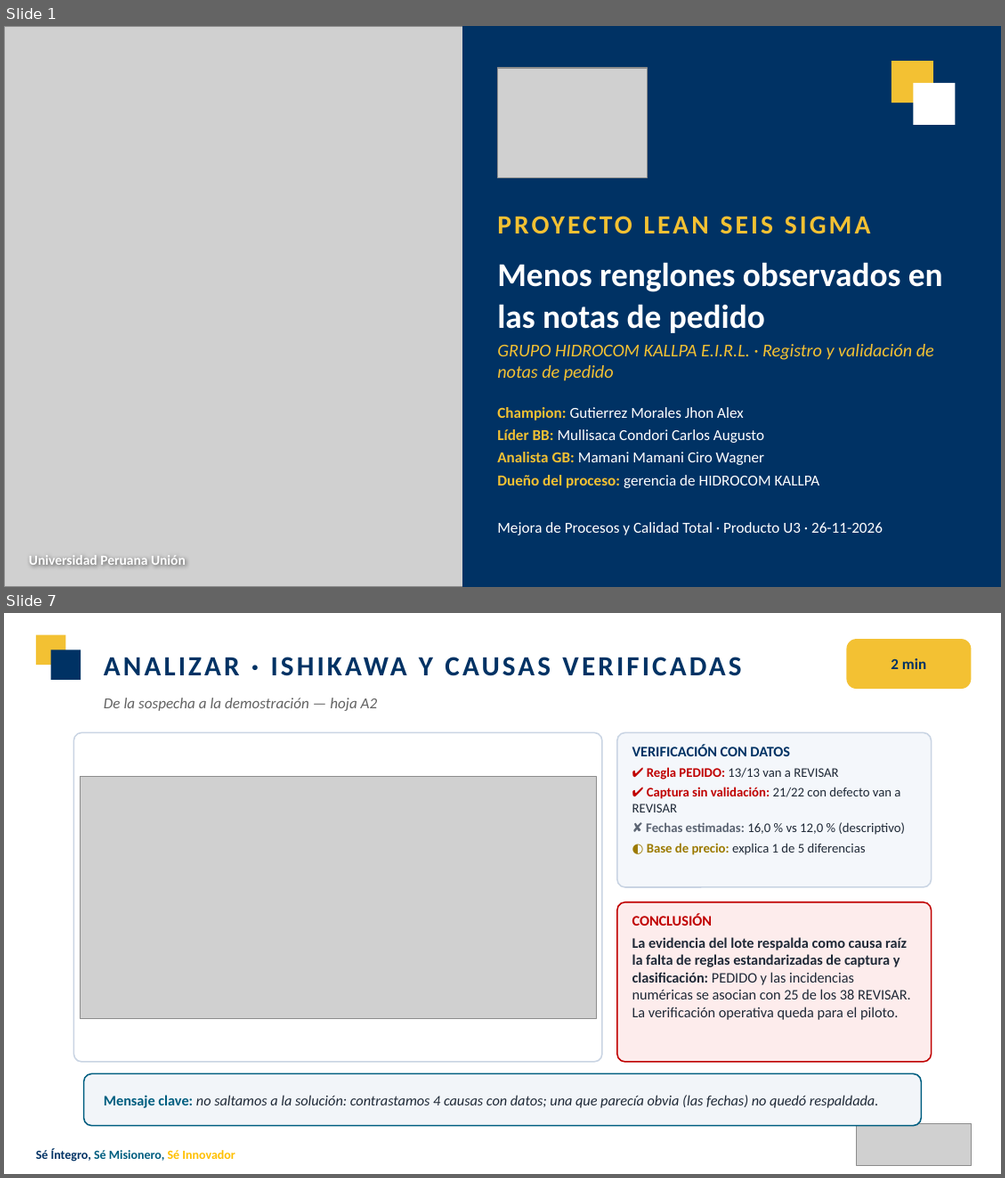
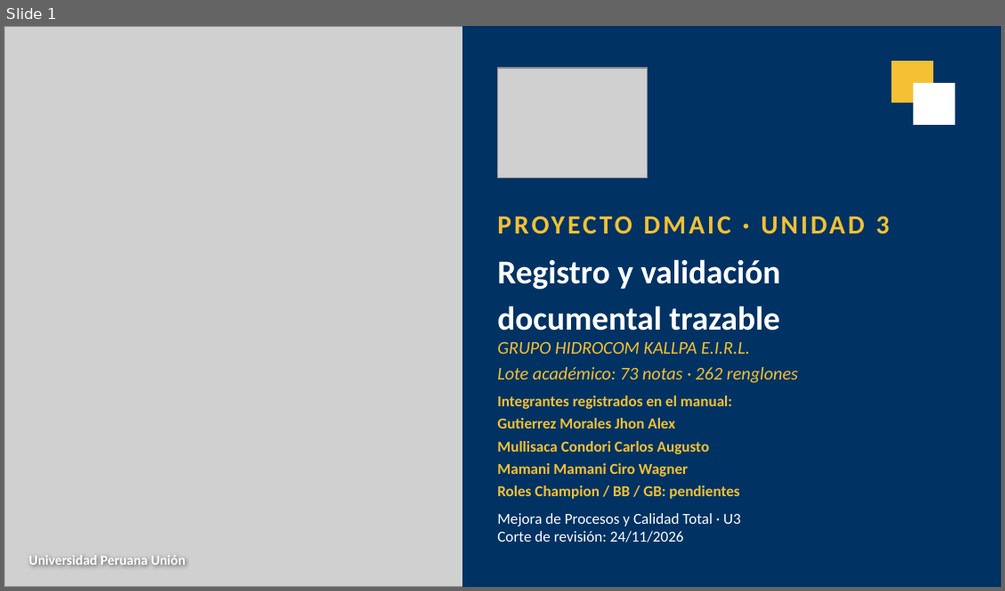
Before and after one commit to Nunclear/hidrocom-mejora-procesos-u3, a slide deck: 04_Producto_Final/U3_Presentacion_HIDROCOM.pptx. Shown one above the other, each under a label of ours: slides 1 and 7 before the commit, slide 1 after it; the slides between them are not shown. The pictures are 1005x1178 and 1005x591 pixels, drawn with LibreOffice and Linux fonts; fonts in the diff are those of the drawing; grey boxes stand for pictures. Boxes give left, top, right and bottom in pixels: in the first picture for what was removed or moved away, otherwise in the second. Text is boxed around its words. In the diff, an @@ line names an element or a change of style, - is before the commit and + after.

Commit message:
Integrar tres paquetes U3 completos, dashboard y validación reproducible

```diff
--- a/04_Producto_Final/U3_Presentacion_HIDROCOM.pptx
+++ b/04_Producto_Final/U3_Presentacion_HIDROCOM.pptx
@@ slide 7 removed at bbox=[4, 613, 1001, 1174], background #FFFFFF @@
@@ rectangle removed at bbox=[36, 635, 65, 665] @@
@@ rounded rectangle removed at bbox=[846, 639, 971, 689] @@
@@ rectangle removed at bbox=[51, 649, 81, 680] @@
@@ text removed at bbox=[419, 657, 433, 675] @@
-ANALIZAR · ISHIKAWA Y CAUSAS VERIFICADAS
@@ text removed at bbox=[890, 658, 926, 669] @@
-2 min
@@ text removed at bbox=[104, 698, 378, 711] @@
-De la sospecha a la demostración — hoja A2
@@ rounded rectangle removed at bbox=[73, 732, 602, 1062] @@
@@ rounded rectangle removed at bbox=[617, 732, 931, 887] @@
@@ text removed at bbox=[632, 745, 905, 855] @@
-VERIFICACIÓN CON DATOS
-✔ Regla PEDIDO: 13/13 van a REVISAR
-✔ Captura sin validación: 21/22 con defecto van a REVISAR
-✘ Fechas estimadas: 16,0 % vs 12,0 % (descriptivo)
-◐ Base de precio: explica 1 de 5 diferencias
@@ picture removed at bbox=[80, 777, 596, 1019] @@
@@ rounded rectangle removed at bbox=[617, 902, 931, 1062] @@
@@ text removed at bbox=[632, 914, 911, 1020] @@
-CONCLUSIÓN
-La evidencia del lote respalda como causa raíz la falta de reglas estandarizadas de captura y clasificación: PEDIDO y las incidencias numéricas se asocian con 25 de los 38 REVISAR. La verificación operativa queda para el piloto.
@@ rounded rectangle removed at bbox=[84, 1073, 921, 1126] @@
@@ text removed at bbox=[104, 1094, 878, 1108] @@
-Mensaje clave: no saltamos a la solución: contrastamos 4 causas con datos; una que parecía obvia (las fechas) no quedó respaldada.
@@ picture removed at bbox=[857, 1123, 971, 1165] @@
@@ text removed at bbox=[36, 1148, 235, 1161] @@
-Sé Íntegro, Sé Misionero, Sé Innovador
@@ slide 1 changed as well @@
@@ text at bbox=[876, 216, 890, 234]: text changed @@
-PROYECTO LEAN SEIS SIGMA
+PROYECTO DMAIC · UNIDAD 3
@@ text at bbox=[497, 259, 780, 330]: text changed @@
-Menos renglones observados en las notas de pedido
+Registro y validación
+documental trazable
@@ text at bbox=[497, 342, 798, 383]: text changed @@
-GRUPO HIDROCOM KALLPA E.I.R.L. · Registro y validación de notas de pedido
+GRUPO HIDROCOM KALLPA E.I.R.L.
+Lote académico: 73 notas · 262 renglones
@@ text at bbox=[497, 395, 739, 499]: text changed; text colour #FFFFFF to #F3C133; bold on @@
-Champion: Gutierrez Morales Jhon Alex
-Líder BB: Mullisaca Condori Carlos Augusto
-Analista GB: Mamani Mamani Ciro Wagner
-Dueño del proceso: gerencia de HIDROCOM KALLPA
+Integrantes registrados en el manual:
+Gutierrez Morales Jhon Alex
+Mullisaca Condori Carlos Augusto
+Mamani Mamani Ciro Wagner
+Roles Champion / BB / GB: pendientes
@@ text at bbox=[497, 513, 741, 542]: text changed @@
-Mejora de Procesos y Calidad Total · Producto U3 · 26-11-2026
+Mejora de Procesos y Calidad Total · U3
+Corte de revisión: 24/11/2026
```
Also in this commit, not shown: 12 slides added, 11 other slides removed, 46 other files.
